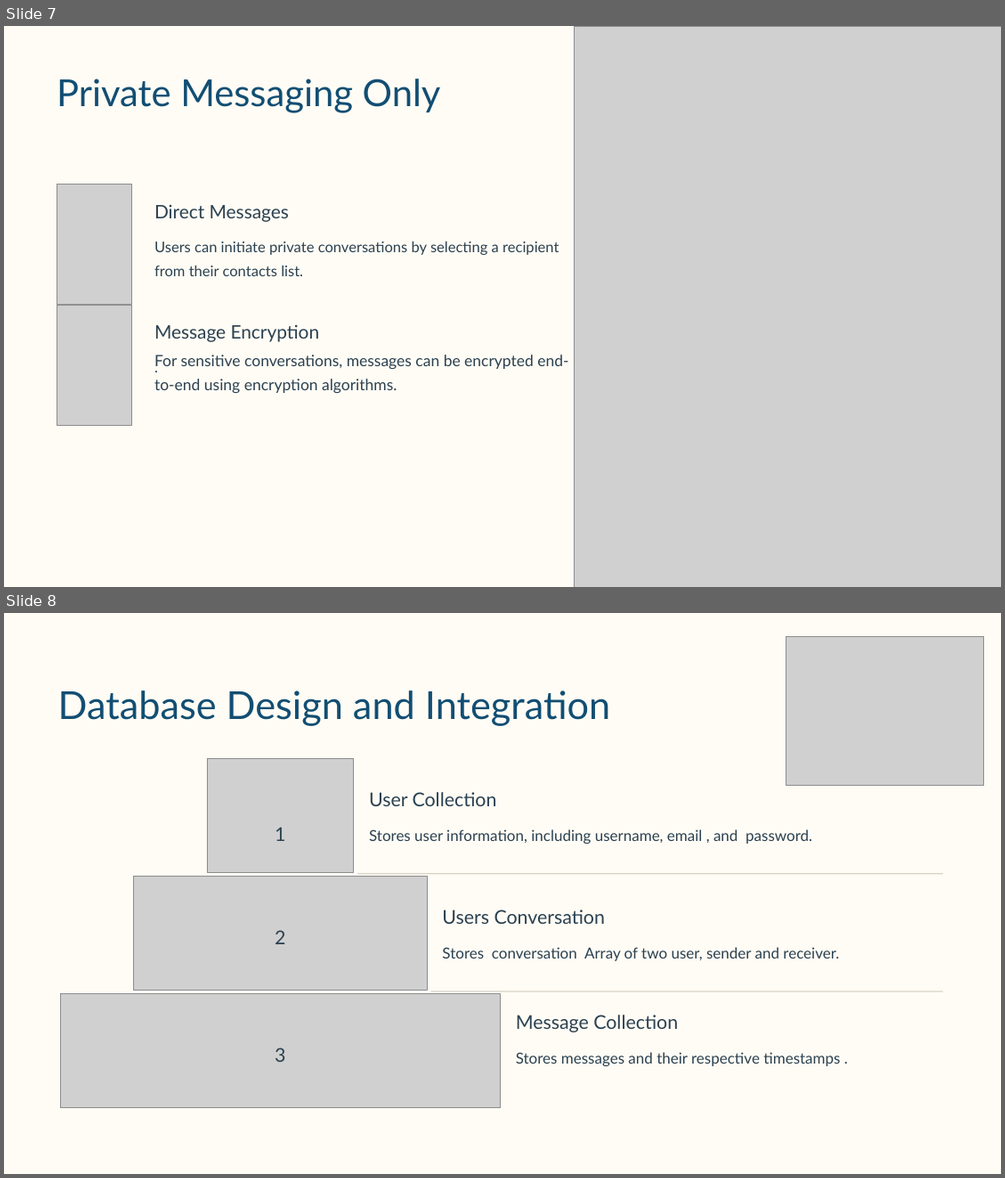
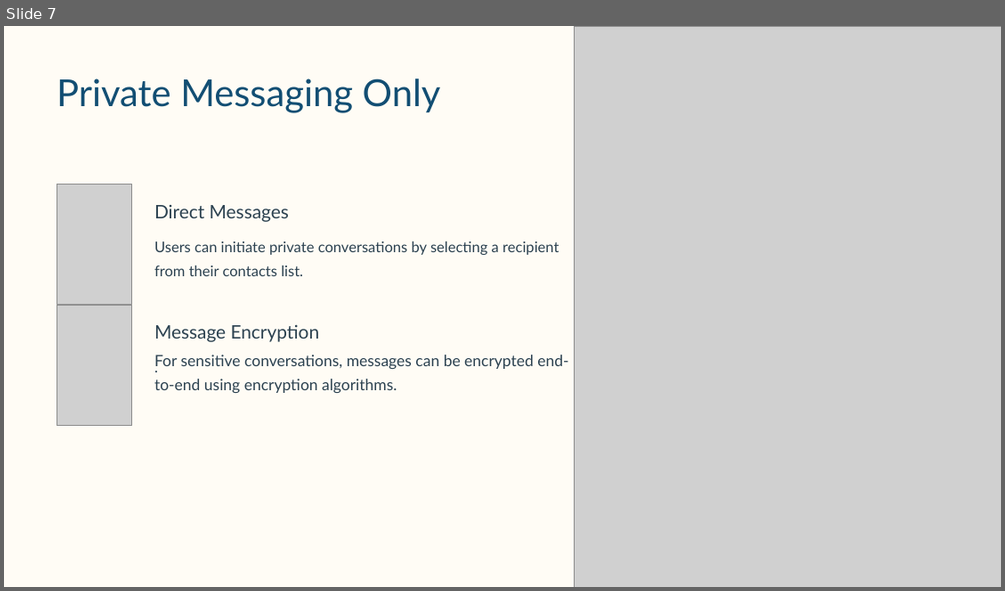
Before and after one commit to Hemant4556/ChatApp, a slide deck: HemantChatAppPresentation.pptx. Shown one above the other, each under a label of ours: slides 7 and 8 before the commit, slide 7 after it. The pictures are 1005x1178 and 1005x591 pixels, drawn with LibreOffice and Linux fonts; fonts in the diff are those of the drawing; grey boxes stand for pictures; background and template pictures are left out. Boxes give left, top, right and bottom in pixels: in the first picture for what was removed or moved away, otherwise in the second. Text is boxed around its words. In the diff, an @@ line names an element or a change of style, - is before the commit and + after.

```diff
--- a/HemantChatAppPresentation.pptx
+++ b/HemantChatAppPresentation.pptx
@@ slide 8 removed at bbox=[4, 613, 1001, 1174], background #FFFFFF; not listed: 1 template element that a slide beside it also shows @@
@@ picture removed at bbox=[785, 637, 984, 785] @@
@@ text removed at bbox=[58, 690, 610, 726] @@
-Database Design and Integration
@@ picture removed at bbox=[207, 758, 354, 872] @@
@@ text removed at bbox=[369, 792, 497, 806] @@
-User Collection
@@ text removed at bbox=[275, 827, 285, 841] @@
-1
@@ text removed at bbox=[369, 829, 812, 844] @@
-Stores user information, including username, email , and password.
@@ picture removed at bbox=[134, 876, 427, 990] @@
@@ rounded rectangle removed at bbox=[357, 873, 943, 874] @@
@@ text removed at bbox=[275, 930, 285, 944] @@
-2
@@ text removed at bbox=[442, 909, 605, 924] @@
-Users Conversation
@@ text removed at bbox=[442, 947, 839, 961] @@
-Stores conversation Array of two user, sender and receiver.
@@ picture removed at bbox=[60, 994, 500, 1108] @@
@@ rounded rectangle removed at bbox=[431, 990, 943, 992] @@
@@ text removed at bbox=[516, 1014, 678, 1032] @@
-Message Collection
@@ text removed at bbox=[275, 1047, 285, 1062] @@
-3
@@ text removed at bbox=[516, 1052, 840, 1066] @@
-Stores messages and their respective timestamps .
```
Also in this commit, not shown: 3 slides changed, 2 other slides removed, 1 other file.
